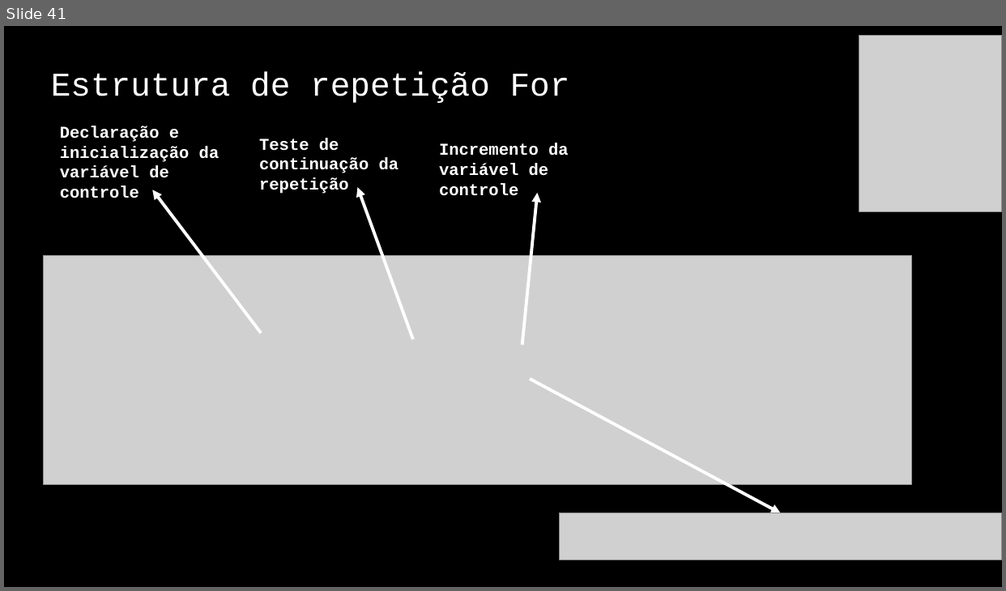
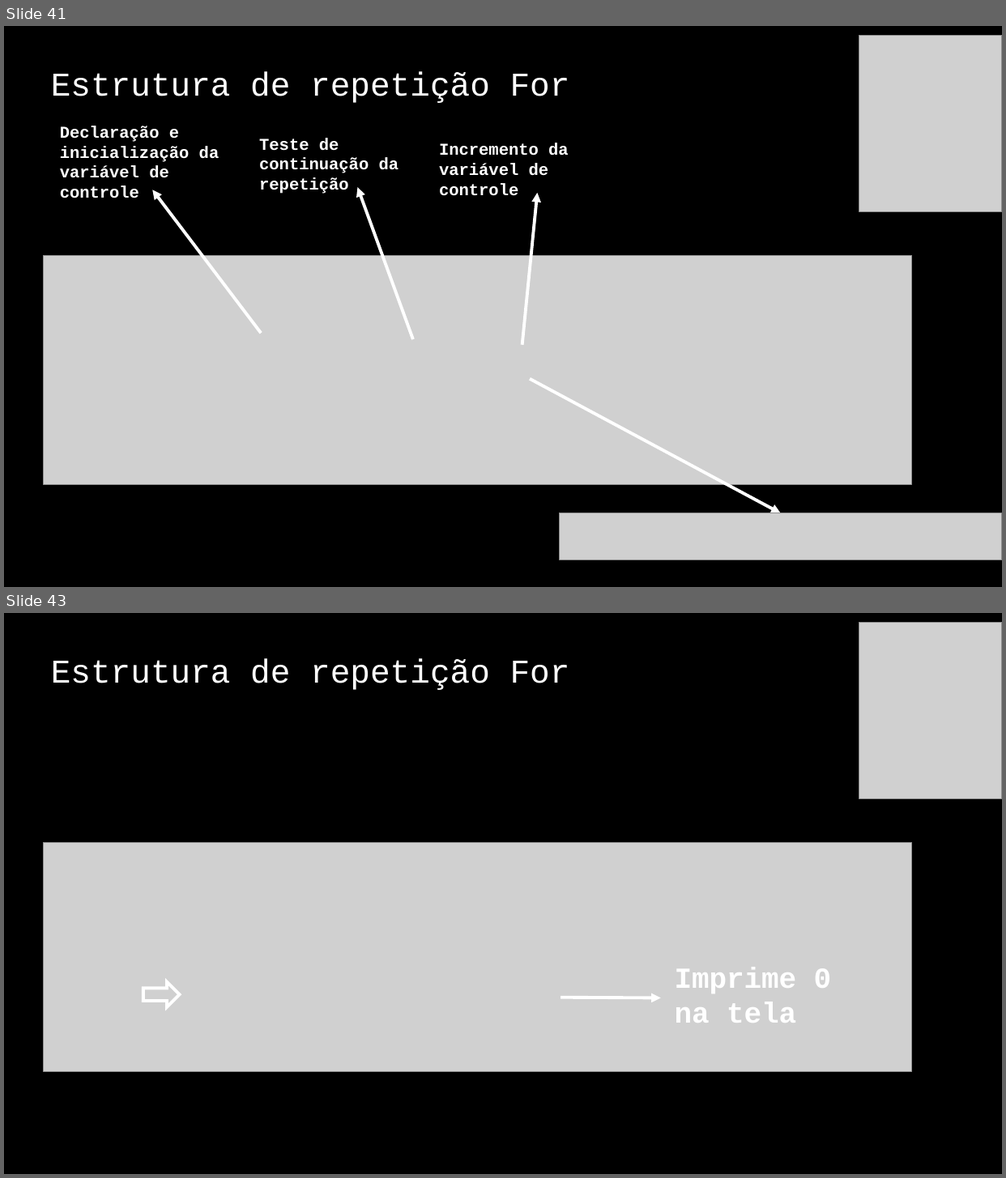
Before and after one commit to jrdutra/algoritmos, a slide deck: material_de_apoio/resumo_pratico.pptx. Shown one above the other, each under a label of ours: slide 41 before the commit, slides 41 and 43 after it; the slides between them are not shown. The pictures are 1006x591 and 1006x1178 pixels, drawn with LibreOffice and Linux fonts; fonts in the diff are those of the drawing; grey boxes stand for pictures. Boxes give left, top, right and bottom in pixels: in the first picture for what was removed or moved away, otherwise in the second. Text is boxed around its words. In the diff, an @@ line names an element or a change of style, - is before the commit and + after.

```diff
--- a/material_de_apoio/resumo_pratico.pptx
+++ b/material_de_apoio/resumo_pratico.pptx
@@ slide 43 added at [4,613,1002,1174], background #000000 @@
@@ picture added at [859,622,1002,798] @@
@@ title added at [51,659,570,690], 32 pt, text #FFFFFF @@
+Estrutura de repetição For
@@ picture added at [44,843,912,1072] @@
@@ text added at [675,968,832,1023], 28 pt, text #FFFFFF, bold @@
+Imprime 0 na tela
@@ down arrow added at [143,982,179,1007], outline #FFFFFF 3 pt @@
@@ arrow added from (561, 998) to (661, 999), #FFFFFF 3 pt @@
```
Also in this commit, not shown: 4 slides changed, 13 other slides added.
